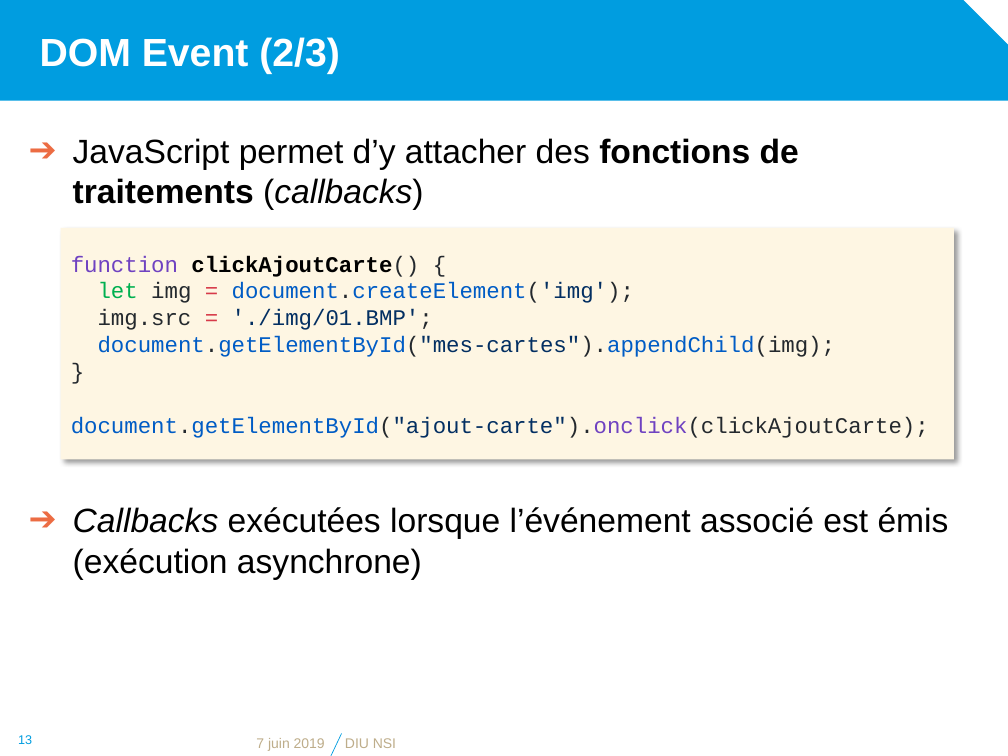
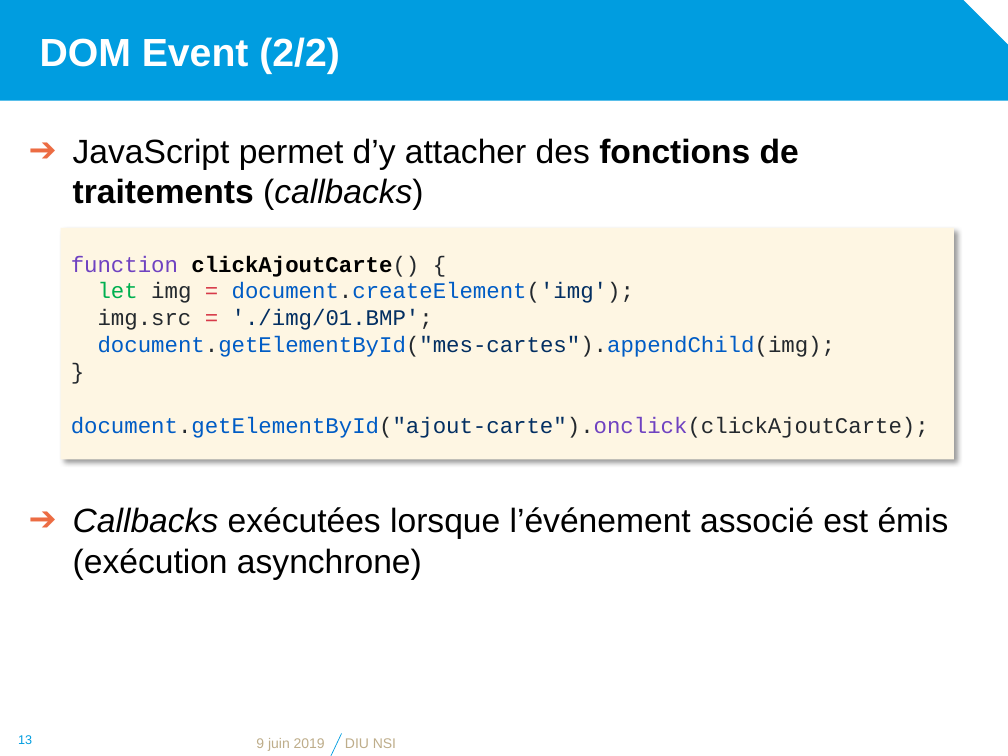
Before and after one commit to diu-uf-bordeaux/bloc1, a slide deck: slide 13 of web/4-JS/JavaScript.pptx. Drawn at 1008x756 pixels with LibreOffice and Linux fonts; fonts in the diff are those of the drawing; background and template pictures are left out. Boxes give left, top, right and bottom in pixels: in the first picture for what was removed or moved away, otherwise in the second. Text is boxed around its words. In the diff, an @@ line names an element or a change of style, - is before the commit and + after.

```diff
--- a/web/4-JS/JavaScript.pptx
+++ b/web/4-JS/JavaScript.pptx
@@ title at (x1=40, y1=37, x2=339, y2=74): text changed @@
-DOM Event (2/3)
+DOM Event (2/2)
@@ text at (x1=256, y1=738, x2=325, y2=751): text changed @@
-7 juin 2019
+9 juin 2019
```
Also in this commit, not shown: 13 other slides changed, 1 other file.
